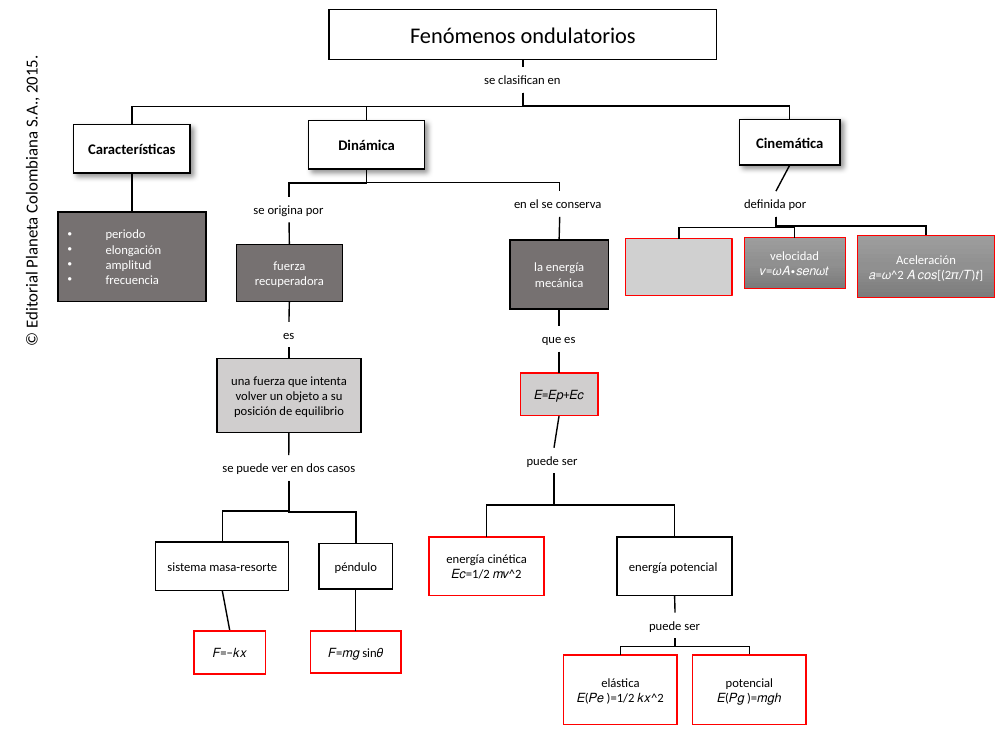
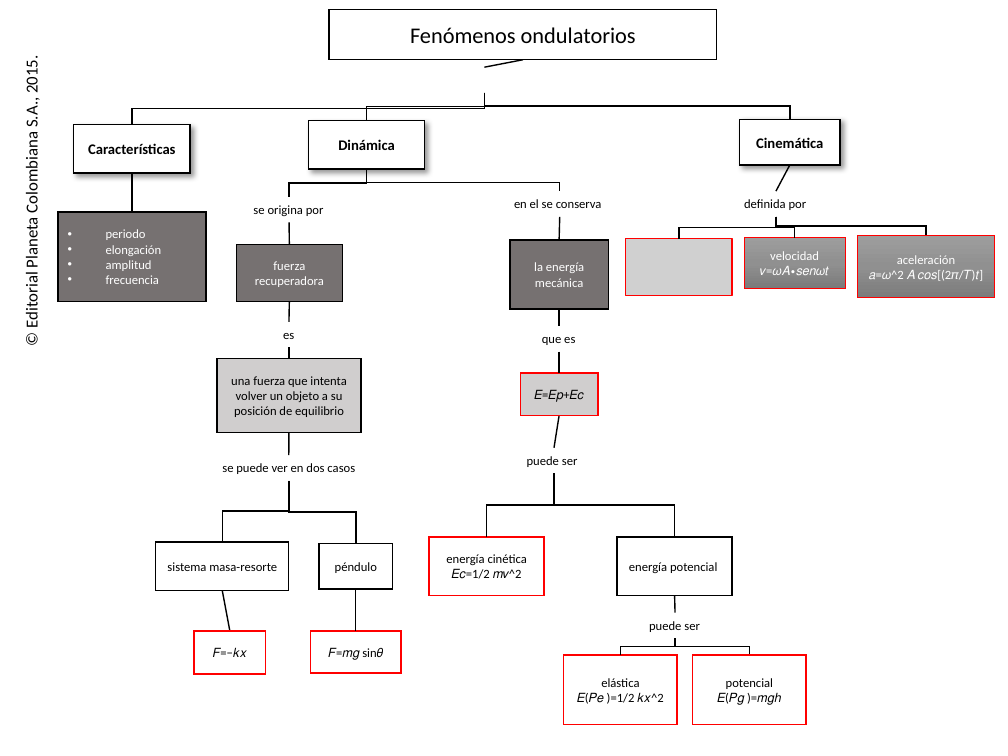
Before and after one commit to AulaPlanetaColombia/CienciasNaturales, a slide deck: slide 1 of fuentes/contenidos/grado11/guion01/CN_11_01_CO.pptx. Drawn at 1008x756 pixels with LibreOffice and Linux fonts; fonts in the diff are those of the drawing; grey boxes stand for pictures; background and template pictures are left out. Boxes give left, top, right and bottom in pixels: in the first picture for what was removed or moved away, otherwise in the second. Text is boxed around its words. In the diff, an @@ line names an element or a change of style, - is before the commit and + after.

Commit message:
rev mapa 11-01

```diff
--- a/fuentes/contenidos/grado11/guion01/CN_11_01_CO.pptx
+++ b/fuentes/contenidos/grado11/guion01/CN_11_01_CO.pptx
@@ line moved from (523, 59) - (523, 68) to (523, 59) - (485, 68) @@
@@ text removed at (x1=484, y1=75, x2=561, y2=84) @@
-se clasifican en
@@ elbow line moved from (523, 93) - (132, 125) to (485, 93) - (132, 125) @@
@@ elbow line moved from (523, 93) - (367, 121) to (485, 93) - (367, 121) @@
@@ elbow line moved from (523, 93) - (790, 119) to (485, 93) - (790, 119) @@
@@ text in rectangle at (x1=897, y1=255, x2=955, y2=264): text changed @@
-Aceleración
+aceleración
```
